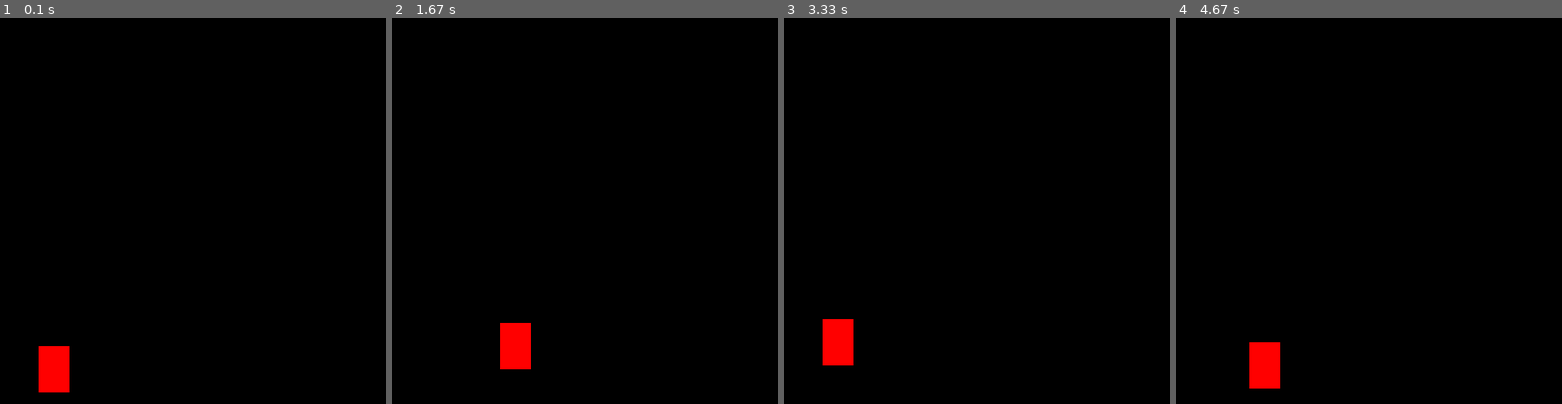
Above: before the commit, frames 1-4 (left to right).
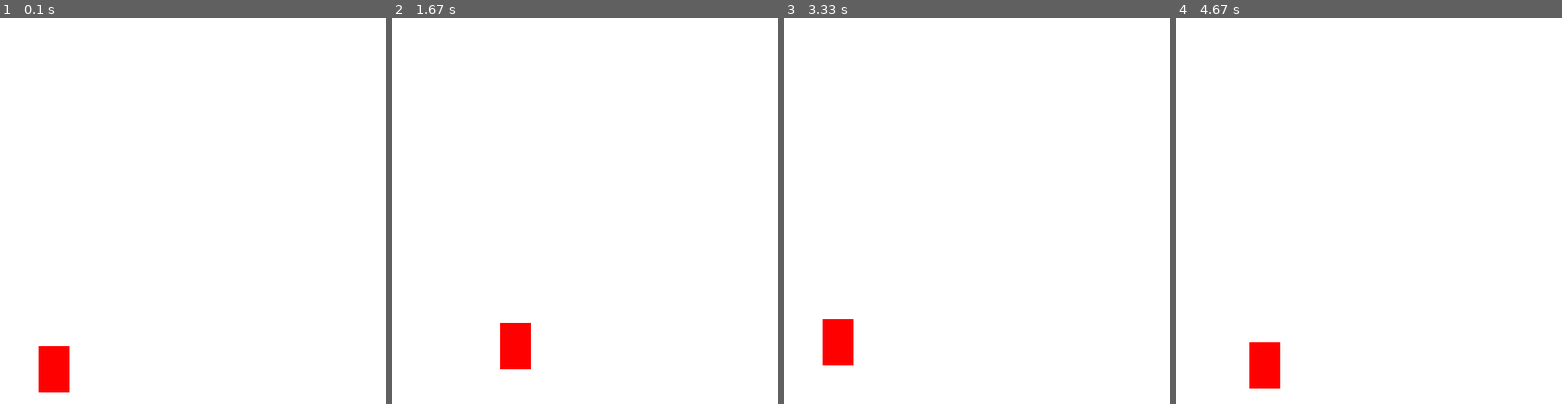
Above: after the commit, the same moments.

Repository: Ajay-Mohanraj/Evader
Game: pygame game, started from testing123.py
Two runs of this game, one before a commit and one after it. Both use one fixed random seed, a clock stepped at 60 frames per second and the inputs below.
Inputs:
- Up to frame 1 (0.1 s): no input
- Up to frame 2 (1.67 s): hold Right 0.33-0.8 s; hold Up 0.83-1.13 s; hold Right 1.17-1.63 s
- Up to frame 3 (3.33 s): hold Left 1.67-2.2 s; hold Down 2.23-2.53 s; hold Left 2.57-2.97 s; hold Up from 3 s (still down)
- Up to frame 4 (4.67 s): release Up at 3.37 s; hold Right 3.4-4.03 s; hold Down 4.07-4.43 s; hold Left from 4.47 s (still down)

The runs differ from the first frame. In frame 1, 99% of the frame differs, in the area x 0-100%, y 0-100%; in frame 2, 99%; in frame 3, 99%; in frame 4, 99%.

Commit message:
Merge remote-tracking branch 'origin/master'
# Conflicts:
#	EggRoulette.py

Diff:
--- /dev/null
+++ b/button.py
@@ -0,0 +1,50 @@
+import pygame
+import sys
+
+
+def main():
+    pygame.init()
+    clock = pygame.time.Clock()
+    fps = 60
+    size = [200, 200]
+    bg = [255, 255, 255]
+
+    screen = pygame.display.set_mode(size)
+
+    button = pygame.Rect(100, 100, 50, 50)  # creates a rect object
+    # The rect method is similar to a list but with a few added perks
+    # for example if you want the position of the button you can simpy type
+    # button.x or button.y or if you want size you can type button.width or
+    # height. you can also get the top, left, right and bottom of an object
+    # with button.right, left, top, and bottom
+
+    while True:
+        for event in pygame.event.get():
+            if event.type == pygame.QUIT:
+                return False
+
+            if event.type == pygame.MOUSEBUTTONDOWN:
+                mouse_pos = event.pos  # gets mouse position
+
+                # checks if mouse position is over the button
+
+                if button.collidepoint(mouse_pos):
+                    # prints current location of mouse
+                    print('button was pressed at {0}'.format(mouse_pos))
+                    guy = pygame.image.load('ohya.jpg')
+                    while True:
+                        screen.blit(guy, (25, 25))
+                        pygame.display.flip()
+
+        screen.fill(bg)
+
+        pygame.draw.rect(screen, [255, 0, 0], button)  # draw button
+
+        pygame.display.update()
+        clock.tick(fps)
+
+
+if __name__ == '__main__':
+    main()
+    pygame.quit()
+    sys.exit()
--- a/testing123.py
+++ b/testing123.py
@@ -39,7 +39,7 @@
 
         y += vel
 
-    win.fill((0, 0, 0))
+    win.fill((255, 255, 255))
     pygame.draw.rect(win, (255, 0, 0), (x, y, width, height))
     pygame.display.update()
 
